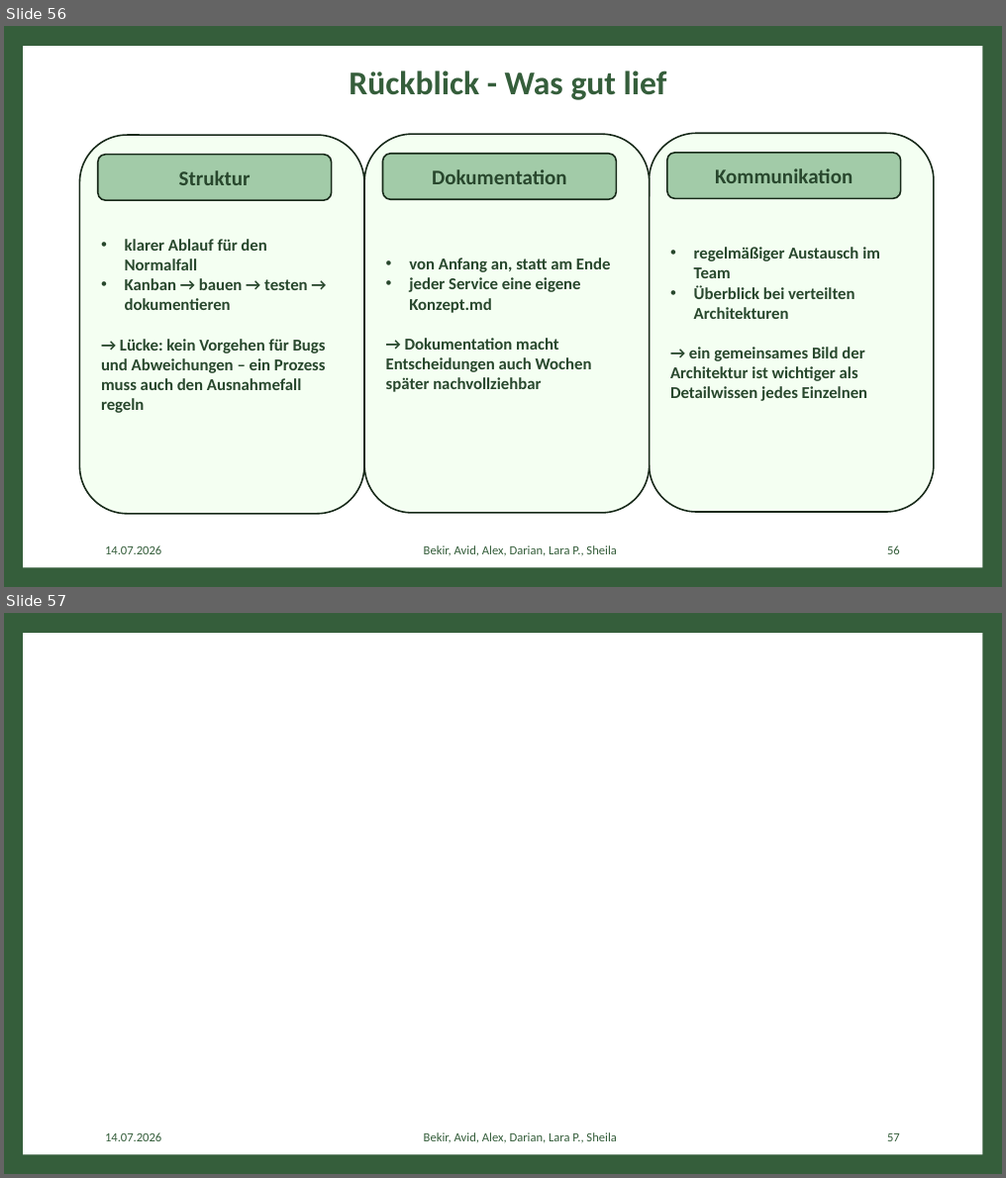
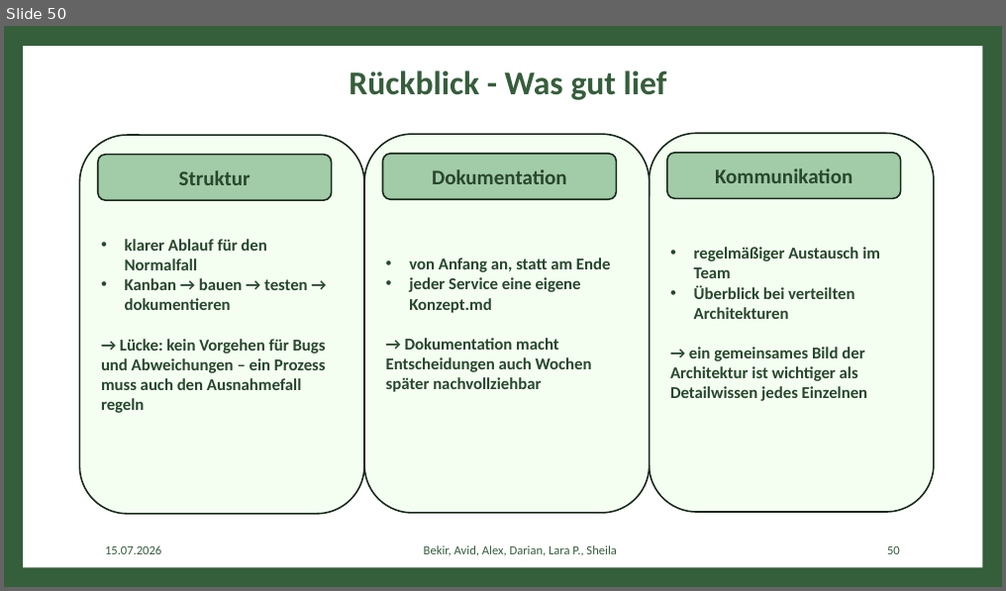
Before and after one commit to bekirtahagd/rezeptshop, a slide deck: docs/Web-Engineering.pptx. Shown one above the other, each under a label of ours: slides 56 and 57 before the commit, slide 50 after it. The pictures are 1006x1178 and 1006x591 pixels, drawn with LibreOffice and Linux fonts; fonts in the diff are those of the drawing. Boxes give left, top, right and bottom in pixels: in the first picture for what was removed or moved away, otherwise in the second. Text is boxed around its words. In the diff, an @@ line names an element or a change of style, - is before the commit and + after.

```diff
--- a/docs/Web-Engineering.pptx
+++ b/docs/Web-Engineering.pptx
@@ slide 57 removed at [4, 613, 1002, 1174], background #355E3B; not listed: 1 template element that a slide beside it also shows @@
@@ text removed at [105, 1133, 161, 1142] @@
-14.07.2026
@@ text removed at [424, 1133, 616, 1144] @@
-Bekir, Avid, Alex, Darian, Lara P., Sheila
@@ page number removed at [887, 1134, 900, 1142] @@
-57
@@ what was slide 56 is now slide 50 @@
@@ slide 50 changed as well @@
@@ text at [105, 546, 161, 555]: text changed @@
-14.07.2026
+15.07.2026
@@ page number at [887, 547, 900, 555]: text changed @@
-56
+50
```
Also in this commit, not shown: 42 other slides changed, 4 other slides removed, 5 other files.
